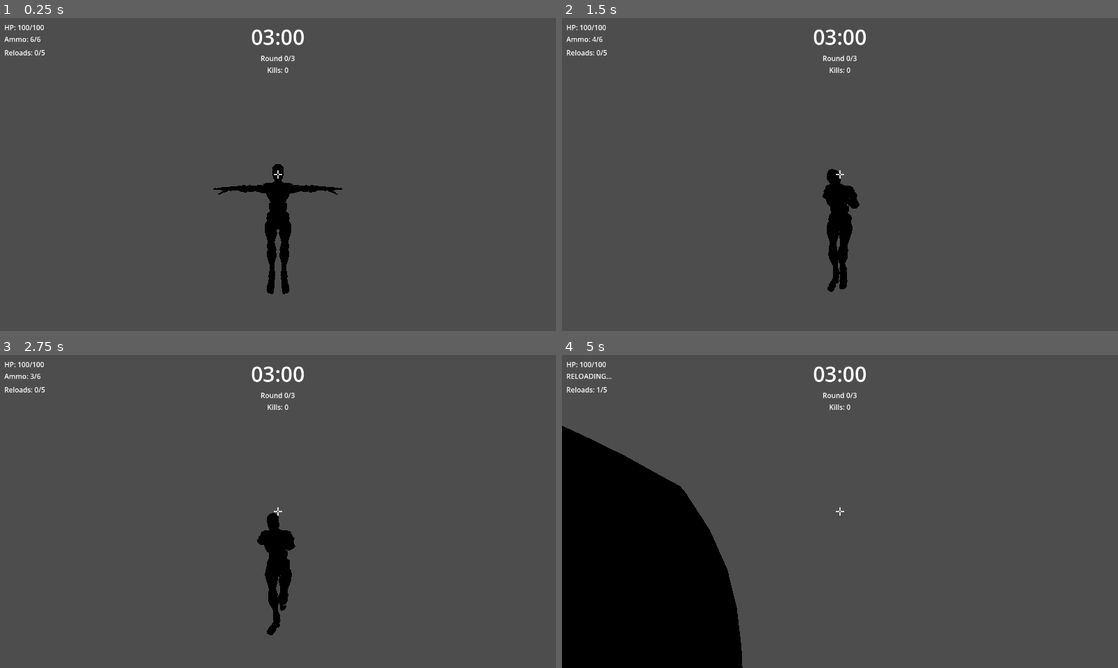
Above: before the commit, frames 1-4 (two rows, left to right).
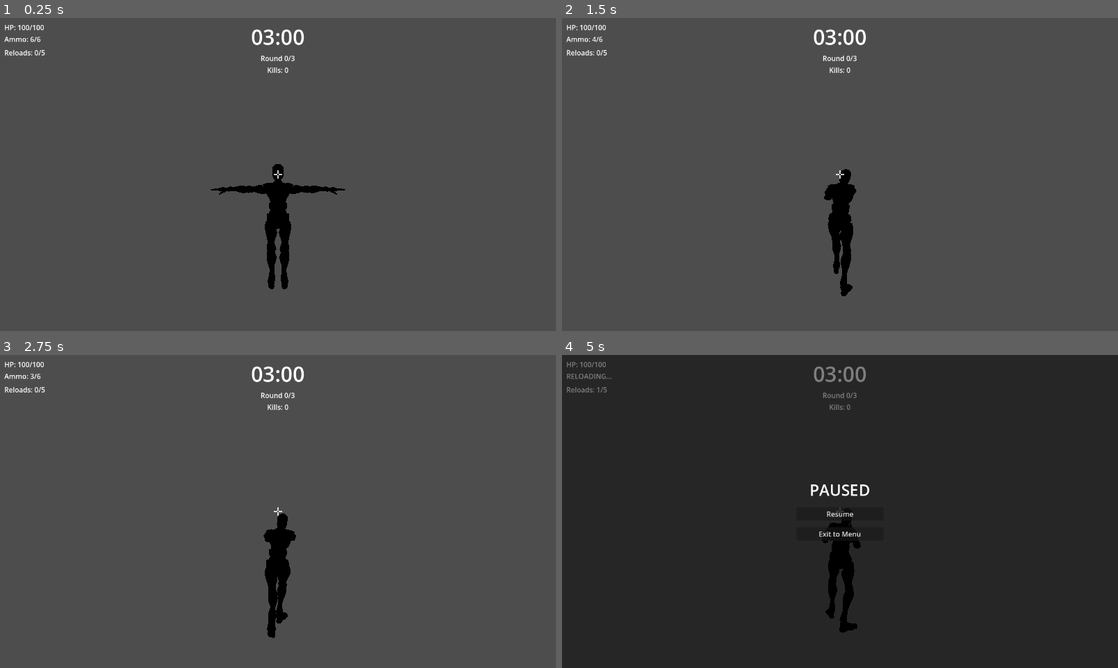
Above: after the commit, the same moments.

Repository: oktow/3S
Game: Godot game, scene res://scenes/Player.tscn
Same seed, same stepped clock (60 frames per second), same inputs: the game is played once before the commit and once after it. This scene is started directly instead of the project's main scene.
Inputs (mouse positions are in pixels of both pictures, inside the frame that each line leads up to):
- Up to frame 1 (0.25 s): no input
- Up to frame 2 (1.5 s): tap Enter at 0.5 s; move the mouse to (867, 174) at 0.52 s; hold W (move_forward) from 0.53 s (still down); click (867, 174) at 0.6 s; move the mouse to (812, 174) at 1.27 s; click (812, 174) at 1.35 s
- Up to frame 3 (2.75 s): keep holding W (move_forward); move the mouse to (289, 505) at 2.02 s; hold Shift (sprint) from 2.03 s (still down); click (289, 505) at 2.3 s
- Up to frame 4 (5 s): keep holding W (move_forward); move the mouse to (834, 517) at 2.77 s; release Shift (sprint) at 2.78 s; click (834, 517) at 2.85 s; move the mouse to (878, 514) at 3.52 s; click (878, 514) at 3.6 s; tap R (reload) at 4.15 s; move the mouse to (795, 508) at 4.27 s; tap Shift (sprint) at 4.35 s; click (795, 508) at 4.55 s; tap Escape (ui_cancel) at 4.9 s

The runs differ from the first frame. In frame 1, 0.2% of the frame differs, in the area x 37-63%, y 50-89%; in frame 2, 0.6%; in frame 3, 0.5%; in frame 4, 100%, in the area x 0-100%, y 0-100%.

Commit message:
fix: camera direction, auto-rotation, bullet raycast; feat: pause menu, animation loop

Diff:
--- /dev/null
+++ b/scenes/Enemy.tscn
@@ -0,0 +1,24 @@
+[gd_scene load_steps=3 format=3 uid="uid://c5t6m8m8n7h6"]
+
+[ext_resource type="Script" path="res://scripts/Enemy.gd" id="1_e7uyj"]
+
+[sub_resource type="CapsuleShape3D" id="CapsuleShape3D_f3cvs"]
+radius = 0.5
+height = 2.0
+
+[sub_resource type="CapsuleMesh" id="CapsuleMesh_yg1lk"]
+radius = 0.5
+mid_height = 1.0
+
+[node name="Enemy" type="StaticBody3D"]
+script = ExtResource("1_e7uyj")
+
+[node name="CollisionShape3D" type="CollisionShape3D" parent="."]
+shape = SubResource("CapsuleShape3D_f3cvs")
+
+[node name="MeshInstance3D" type="MeshInstance3D" parent="."]
+mesh = SubResource("CapsuleMesh_yg1lk")
+
+[node name="HealthLabel" type="Label3D" parent="."]
+transform = Transform3D(1, 0, 0, 0, 1, 0, 0, 0, 1, 0, 1.5, 0)
+text = "Enemy: 100/100 HP"
--- a/scenes/Player.tscn
+++ b/scenes/Player.tscn
@@ -18,7 +18,7 @@
 shape = SubResource("CapsuleShape3D_y5cb2")
 
 [node name="YBot" parent="." instance=ExtResource("3_y7n1b")]
-transform = Transform3D(1, 0, 0, 0, 1, 0, 0, 0, 1, 0, -0.85, 0)
+transform = Transform3D(-1, 0, 0, 0, 1, 0, 0, 0, -1, 0, -0.85, 0)
 
 [node name="WeaponPivot" type="BoneAttachment3D" parent="YBot/Armature/Skeleton3D"]
 bone_name = "mixamorig_RightHand"
@@ -268,3 +268,48 @@
 horizontal_alignment = 1
 vertical_alignment = 1
 text = "Final Scores..."
+
+[node name="PauseMenu" type="Control" parent="HUD"]
+visible = false
+mouse_filter = 2
+layout_mode = 1
+anchors_preset = 15
+anchor_right = 1.0
+anchor_bottom = 1.0
+
+[node name="Background" type="ColorRect" parent="HUD/PauseMenu"]
+layout_mode = 1
+anchors_preset = 15
+anchor_right = 1.0
+anchor_bottom = 1.0
+color = Color(0, 0, 0, 0.5)
+mouse_filter = 1
+
+[node name="VBoxContainer" type="VBoxContainer" parent="HUD/PauseMenu"]
+layout_mode = 1
+anchors_preset = 8
+anchor_left = 0.5
+anchor_top = 0.5
+anchor_right = 0.5
+anchor_bottom = 0.5
+offset_left = -100.0
+offset_top = -75.0
+offset_right = 100.0
+offset_bottom = 75.0
+grow_horizontal = 2
+grow_vertical = 2
+theme_override_constants/separation = 15
+
+[node name="PauseLabel" type="Label" parent="HUD/PauseMenu/VBoxContainer"]
+layout_mode = 2
+horizontal_alignment = 1
+theme_override_font_sizes/font_size = 36
+text = "PAUSED"
+
+[node name="ResumeBtn" type="Button" parent="HUD/PauseMenu/VBoxContainer"]
+layout_mode = 2
+text = "Resume"
+
+[node name="ExitBtn" type="Button" parent="HUD/PauseMenu/VBoxContainer"]
+layout_mode = 2
+text = "Exit to Menu"
--- a/scripts/Bullet.gd
+++ b/scripts/Bullet.gd
@@ -36,6 +36,11 @@
 		queue_free()
 		return
 
+	if node.is_in_group("enemy"):
+		node.take_damage(DAMAGE, shooter_id)
+		queue_free()
+		return
+
 	if node.get_multiplayer_authority() == shooter_id:
 		return
 
--- /dev/null
+++ b/scripts/Enemy.gd
@@ -0,0 +1,54 @@
+extends StaticBody3D
+
+const MAX_HEALTH: int = 100
+var health: int = MAX_HEALTH
+
+@onready var mesh_instance: MeshInstance3D = $MeshInstance3D
+@onready var health_label: Label3D = $HealthLabel
+
+var material: StandardMaterial3D
+
+
+func _ready() -> void:
+	add_to_group("enemy")
+	material = StandardMaterial3D.new()
+	material.albedo_color = Color(0.8, 0.8, 0.8)
+	mesh_instance.material_override = material
+	_update_label()
+
+
+func take_damage(amount: int, attacker_id: int) -> void:
+	if health <= 0:
+		return
+
+	health = max(0, health - amount)
+	_update_label()
+	_flash_hit()
+
+	if health <= 0:
+		_die()
+
+
+func _flash_hit() -> void:
+	material.albedo_color = Color.RED
+	await get_tree().create_timer(0.1).timeout
+	if not is_inside_tree():
+		return
+	material.albedo_color = Color(0.8, 0.8, 0.8)
+
+
+func _update_label() -> void:
+	if health_label:
+		health_label.text = "Enemy: %d/100 HP" % health
+
+
+func _die() -> void:
+	hide()
+	health_label.visible = false
+	await get_tree().create_timer(3.0).timeout
+	if not is_inside_tree():
+		return
+	health = MAX_HEALTH
+	show()
+	health_label.visible = true
+	_update_label()
--- a/scripts/HUD.gd
+++ b/scripts/HUD.gd
@@ -15,10 +15,13 @@
 @onready var game_over_label: Label = $GameOverScreen/GameOverLabel
 @onready var winner_label: Label = $GameOverScreen/WinnerLabel
 @onready var final_scores_label: Label = $GameOverScreen/FinalScoresLabel
+@onready var pause_menu: Control = $PauseMenu
 @onready var _gm = get_node("/root/GameManager")
 
 
 func _ready() -> void:
+	$PauseMenu/VBoxContainer/ResumeBtn.pressed.connect(_on_resume_pressed)
+	$PauseMenu/VBoxContainer/ExitBtn.pressed.connect(_on_exit_pressed)
 	var player: Node = get_parent()
 	if player.has_signal("health_changed"):
 		player.health_changed.connect(_update_health)
@@ -137,3 +140,18 @@
 	if score_text.is_empty():
 		score_text = "Tidak ada kill"
 	final_scores_label.text = score_text
+
+
+func toggle_pause() -> void:
+	pause_menu.visible = not pause_menu.visible
+	Input.mouse_mode = Input.MOUSE_MODE_VISIBLE if pause_menu.visible else Input.MOUSE_MODE_CAPTURED
+
+
+func _on_resume_pressed() -> void:
+	pause_menu.visible = false
+	Input.mouse_mode = Input.MOUSE_MODE_CAPTURED
+
+
+func _on_exit_pressed() -> void:
+	NetworkManager.disconnect_from_server()
+	get_tree().change_scene_to_file("res://scenes/MainMenu.tscn")
--- a/scripts/Player.gd
+++ b/scripts/Player.gd
@@ -33,6 +33,7 @@
 @onready var muzzle: Marker3D = $YBot/Armature/Skeleton3D/WeaponPivot/Muzzle
 @onready var audio_stream_player: AudioStreamPlayer = $AudioStreamPlayer
 @onready var syncer: MultiplayerSynchronizer = $MultiplayerSynchronizer
+@onready var hud: CanvasLayer = $HUD
 @onready var _gm = get_node("/root/GameManager")
 
 var last_anim: String = "idle"
@@ -44,6 +45,11 @@
 		Input.mouse_mode = Input.MOUSE_MODE_CAPTURED
 
 	NetworkManager.player_disconnected.connect(_on_player_left)
+
+	for name in ["idle", "strafe_right", "strafe_left", "run_forward", "walk_pistol"]:
+		var anim = anim_player.get_animation(name)
+		if anim:
+			anim.loop_mode = Animation.LOOP_LINEAR
 
 	syncer.set_process(false)
 	await get_tree().process_frame
@@ -60,13 +66,16 @@
 	if not is_multiplayer_authority():
 		return
 
+	if hud.pause_menu.visible:
+		return
+
 	if event is InputEventMouseMotion and Input.mouse_mode == Input.MOUSE_MODE_CAPTURED:
 		rotate_y(-event.relative.x * MOUSE_SENSITIVITY)
 		camera_arm.rotate_x(-event.relative.y * MOUSE_SENSITIVITY)
 		camera_arm.rotation.x = clamp(camera_arm.rotation.x, -deg_to_rad(60), deg_to_rad(60))
 
 	if event.is_action_pressed("ui_cancel"):
-		Input.mouse_mode = Input.MOUSE_MODE_VISIBLE
+		hud.toggle_pause()
 
 	if event.is_action_pressed("reload"):
 		_start_reload()
@@ -74,6 +83,12 @@
 
 func _physics_process(delta: float) -> void:
 	if not is_multiplayer_authority() or is_dead:
+		return
+
+	if hud.pause_menu.visible:
+		velocity.x = move_toward(velocity.x, 0, SPEED)
+		velocity.z = move_toward(velocity.z, 0, SPEED)
+		move_and_slide()
 		return
 
 	var input_dir: Vector2 = Vector2.ZERO
@@ -92,8 +107,7 @@
 			direction = direction.normalized()
 			velocity.x = direction.x * speed
 			velocity.z = direction.z * speed
-		var target_angle = atan2(direction.x, direction.z)
-		rotation.y = lerp_angle(rotation.y, target_angle, 10.0 * delta)
+
 	else:
 		velocity.x = move_toward(velocity.x, 0, speed)
 		velocity.z = move_toward(velocity.z, 0, speed)
@@ -171,7 +185,9 @@
 	var space_state = get_world_3d().direct_space_state
 	var cam_pos = camera.global_position
 	var cam_fwd = -camera.global_basis.z
-	var hit = space_state.intersect_ray(PhysicsRayQueryParameters3D.create(cam_pos, cam_pos + cam_fwd * 1000.0))
+	var query = PhysicsRayQueryParameters3D.create(cam_pos, cam_pos + cam_fwd * 1000.0)
+	query.exclude = [self]
+	var hit = space_state.intersect_ray(query)
 	var target = hit.position if hit else cam_pos + cam_fwd * 1000.0
 	bullet.direction = (target - muzzle.global_position).normalized()
 	bullet.position = muzzle.global_position
Not shown, added: scripts/Enemy.gd.uid
